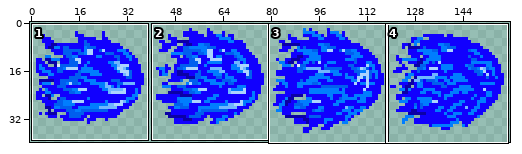
Sprite sheet: Steam_Hunters/Steam Hunters/Steam_HuntersContent/Mage WaterBall.png. The picture above shows the old version from afar; the outline marks the close-up.
Close-up. Before the commit:
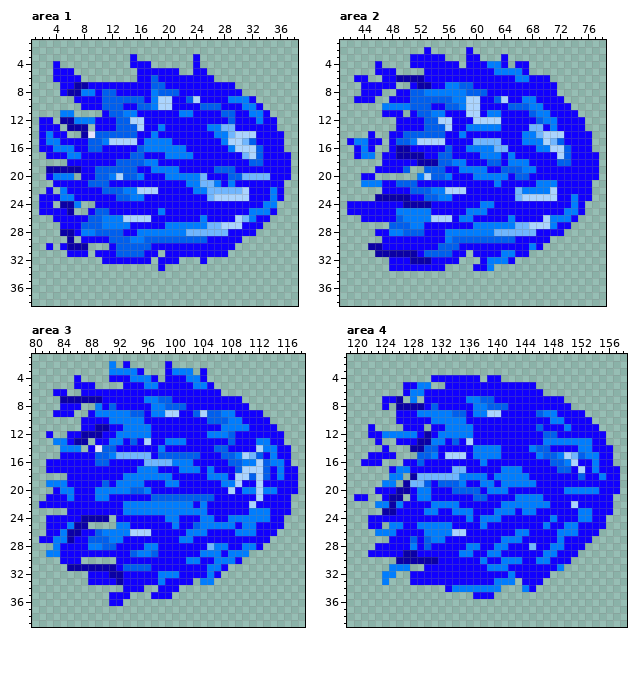
The file is 160x40 pixels. Colours within 5 levels of each other are drawn and written as one. Shown: area 1: x 1..38, y 1..38; area 2: x 41..78, y 1..38; area 3: x 80..118, y 1..39; area 4: x 119..158, y 1..39.
Now the later version:
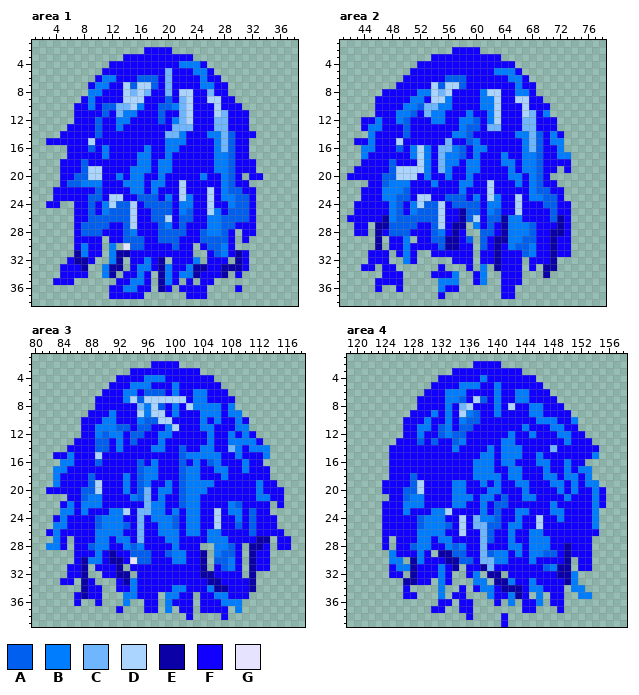
Palette (. is transparent): A #005fee  B #007dfe  C #70b6fe  D #abd4fe  E #0b00a6  F #1100fe  G #e5e3fe
Change:
Changed rows in their new state; - is an unchanged pixel.
Area 1:
first column x 2:
 2 ---------------FFFF-----------------
 3 ------------F-FFFFFFFF.-------------
 4 --.-------FFF---FFFFBBBF------------
 5 --...----FFFFF----C-FFBBF-----------
 6 --....--FBBFFFAA--C----B-F----------
 7 ---....-BB--DADD-FC----BB--.--------
 8 ---....-BFF-DCDCFFCFDD--C--..-------
 9 -----.-B-FFFDDD-FFA-CDF-DD-F...-----
10 -----F-B---CCDBFFAABCD-FFD---...----
11 ---..FFFFAFC-----A--CD---DCF--...---
12 ..-..FFFA--BBFF--A-BCD---CCF--....--
13 ...-FFFFA--BFFF--F-CCC--FC-F--....--
14 ...-FFFF-FFFFF--F-CCB---B-CAFFF....-
15 .FF----DFFFFFF-FFF-BB----BCAFF.....-
16 ....F---FB----F-FF--F----BCAFF.....-
17 -...FF---B---FBB---FFF---BBA-F......
18 ---F--A----FFFB-FBB------BBA--F.....
19 -..FFFADDFFFFBBBF--F-----BB----.....
20 -..FFAADDFFBFB---BFFFFFB--B-F.FF....
21 --.-AABBBF--BBB-BB--DFFFFFBA--.....-
22 -.FF----AFFFF-BFB---D-FFDFBAAF-....-
23 ..-FF--AA-DDFFAAA-B-DB--DFBBAA-....-
24 .-F..FFA-BDAAD-AAAA-BB--D--BAA-...--
25 .....FFAFBAAAD--AAA-BA--DB-AAAF...--
26 --...----AAAA-FFAAD-AA-FBBAAAAF..---
27 ---..----AFFAD---A-FAFFFBBAAF--.----
28 ---..-AA-FFFABFFFAAAAFFABBA-.-------
29 ----.F---.FF-AAFF---FFF-AAA-.F------
30 -.-..FBFF-B.G--F---A--.-AAB---------
31 ----.EBF-.BEEFF--F----..-ABFEF------
32 ----FEEF-.BE.--BFE.-FFB.FFF-EF------
33 ---FFFE--BEE-FBBFEBFFBEEFFEEEF------
34 ---FFFF--BE-FFBF-EBFBBEFFFE-F-------
35 --FFF------FFBBF-EBF-F-FF-----------
36 ----------FFBBFF-EF-FFFF----F-------
37 ----------FFFFF------FFF------------
Area 2:
first column x 42:
 2 -----------.---FF-F-----------------
 3 ---------...--FFF--FFF.-------------
 4 ----.----.------F---FF-F..----------
 5 ----...--FF-------------F.----------
 6 -..--...FFF---AAA------B-F...-------
 7 --.....FF-FFDADD-F------B--...------
 8 --...FF--FB-DCDFFFFBDD--BB-...------
 9 -...FF---BBFDDBFFFFBBDF-DDF-...-----
10 ----FFFF-B-CCBBFFFFBBD-FFDFF-...----
11 ----F--BBAFC-----BF--D---DCF-....---
12 --FFBFFBA--FBBF-BBAFB----CCFFF....--
13 --FBBFF-A--FFFF-BAAFCC---C-F-F....--
14 ---BFF---FFFFF-B-A------B-CAFBF....-
15 .FFB-F-DFFFFFFC--ABFFF----CAFBB....-
16 -.-BFF-AFBDB-CCBAF--FFF--BCAFFB....-
17 -.-FF--FFBDB-CBBA-BFFFBF-BBA--BB....
18 --FFF-A---DBFCB-FBB-FFB-F-BA--FF....
19 -FFF--ADDDDBFCB-F--F--FBF--A--.-....
20 FF--FAADDDFBFF---BFFFFFBBFBA-.......
21 --.FFABBBF--B---BB--DF--B-BAFF.....-
22 --FFFBBBAFFFFFFFB---D---FF-AAF-....-
23 --FFFBBAA-DDFFAAA-B-DB--DFBBAA-....-
24 .-----BAFBDAAD-AAAAF-B--D---AA--..--
25 .-----BAF-AAAD--EAAFBA--D----A-F..--
26 FF---EB-AAAAA-F-EAD-AAE-B---FAEF.---
27 -FF-EE---AF-AD-EE.-FAFE-BBAFFFE-----
28 -FF-E-AA-FF-ABFEF..AAFEBBBA--EEF----
29 ----E.--B.--AAEEF-.-FEEBBAA--EFF----
30 ---.-.--B-----EE--.A-E-BAA--FEFF----
31 ---FFF.FBF..FFF--F.--EFF-ABFFEFF----
32 ---FFF..BF.....-FF--FEF-F-FFFE------
33 --FF-F-......----F.B.EFFF-F-EE------
34 -----FFF----FFFB--FB--FFF---E-------
35 ----FFFF-----BBB--FB--FFF-----------
36 ----F--F-----BFF------FF------------
37 -------------F--------FF------------
Area 3:
first column x 81:
 2 ----------.-.---FF-F-----------------
 3 ----------...F-FFF-FFFF.-------------
 4 -----.----.--FF-BB---FF-F------------
 5 -----...--FF-BB-F--B--FF-F-----------
 6 --..--...---BB-AAA-B--BB--F----------
 7 ---.....F---BDADDDDDD-BB----.--------
 8 ---...--F-F---CBDAFBFDBBBB-B..-------
 9 --...---FF-FFFDBDDFB--FBBBF-B...-----
10 ---------B-FFF-AADD----BFBFF--...----
11 --------BBBAAFAA--BD---BB-FF--....---
12 -.--..FFBAB-FAAF-BB------FFB-B-....--
13 --...FFFAAF----F-BFFF---B--BBBBF...--
14 ---.FFF-A-FB----B---A--BBFFCB-BB-...-
15 --F-B---DFFFFFFF-FFF-BBBBBFF-FFFB...-
16 -..BB----F----AFBFFFAFB-AB-FF-FF....-
17 -.BB----------A-----A---FBB-FBFFF....
18 --BF---A-----FA--FF-ABB-FF--FFFFF....
19 -.-F---ADF-F-FAB---FABBBB-FFF--B--...
20 -F-FF-AADFFF-F-C-BB-ABBB---F-FFBFF-..
21 -...F-AB-F---BACFBFF-BBFF------BB--.-
22 ...-B-BBB---FFFC--FFA-BF---BA-F--.-.-
23 ---BB-B---BBDFCC--F-F--F-D-BB-AFF...-
24 -.-B--FFABBB--C-BB-A-BBFFD-F-FAFF-.--
25 -.BBFFFFABB-A-C--BBA-BBFFDFFAFA---.--
26 --BFFF--B---FFCF-BBB---FBB--FFA---F--
27 ..-F.--FBBF-B-C---BBFF--BBB----EE-FF-
28 -B--.--A-BF-BABFF--B---..--A-.EEF-FF-
29 -....---B-E---AAF-ABB--E.-AAF.EFF----
30 ---..-EBBFEE-GAA---BBFFE.AA---EFF----
31 ----FF-.FFFE.FFF-------E.FABF-EFF----
32 ----FFE..-F-E.---FFF---EE-FFF-E------
33 ---FF-E-...FEB---F----FFEEFFFFE------
34 ------EFF--F-B-FF--BBFFFBEEFFFE------
35 -----FEFF-..BBFF-.BBFF-FFBBFFF-------
36 -----F--F-..B--FF-BFFF-FFFBBB--------
37 -----------F---FF-B-FF-FFFF-B--------
38 ---------------------F----F----------
Area 4:
first column x 120:
 2 -----------------FFFF-----------------
 3 --------------FFFFFFFFFF--------------
 4 -----------.------B--FFFFF------------
 5 -------....FF--BBB--B-----F-----------
 6 -------...---BBB----B--BB--F----------
 7 ----...-.F---BBAFD-FB--BB----.--------
 8 ----.-...F-F-B-CDFFFBFD--BB---.-------
 9 ------..-FF-F-FDBAFFB----BBFF--..-----
10 ------.---BFF-F-AA--------BB-F-B..----
11 --.------BB-A-FAA-------B-F-BBF-...---
12 --.....FFBF-A-AAF-----B--B-FFBB--...--
13 ---.-----AFAF--BF----BB----FFF-FFF..--
14 ----.FFFFFFF--B--FF-FBBB-FFFC---FF-..-
15 --...-FFFFFF-FFF-F--FBBB---FFFFFFF-..-
16 -...-FF--F-------B-B-BB---BBFF-F-....-
17 ------FF------FF-BBB-F-----B-FB-BB....
18 -----FFFAFFFFFFFF--B-F--F--BB-BBFB....
19 ----FFFFADF-FFB----FBFF--F--BB-B-BB...
20 ---.--FAADF---BBFF---F--B----BF-FF--..
21 ..--.FFAB-F---BBBFBB-A-F--F---B---B-.-
22 ---.FFFBBB-FFF-B--B-AAFFFFFFB--F--B-.-
23 ----FF-B--F-BDFFF-B-AFFB-F--BB--FFB..-
24 --..-----ABBB--DFC--A--B--D-FB--FFB.--
25 --..FFF--A---A-D-CCAA-BB--DF--FF--B.--
26 ---.FF---B---FF---CA--BFFBB--FFF------
27 ----F.--FBBF-B----CA-F-F-BBB-F--------
28 ---.-.--ABB--BABFFC-FFBB-BBBFFE--F----
29 --...B-FFB-.EEAAF-CA-B-B-BBAA-E-FF----
30 -----BB.-BFF-EEAA-CCB-FF-BFF--E-FF----
31 -----F--EF--B-E.--ECFF-----ABEE-FF----
32 ----.FF-E---B-..-B.EE.F-----FEEB------
33 ----.--EE--.B-...BB.EE-F-B-FFFEB------
34 -------F----B..F.F--FEEEFBBFFF-BB-----
35 -------FF---B-FF-..BFFBEF-B-FF--BB----
36 ------------FF-FF---F-B-FFB-FF--------
37 -----------FF--FF-------FF---F--------
38 ----------------F----F----------------
39 ---------------------F----------------
Boxes around the changes in both close-ups, in picture pixels (x1, y1, x2, y2):
changed: (39, 47, 291, 299)
changed: (347, 47, 599, 299)
changed: (39, 361, 298, 620)
changed: (354, 361, 620, 627)
